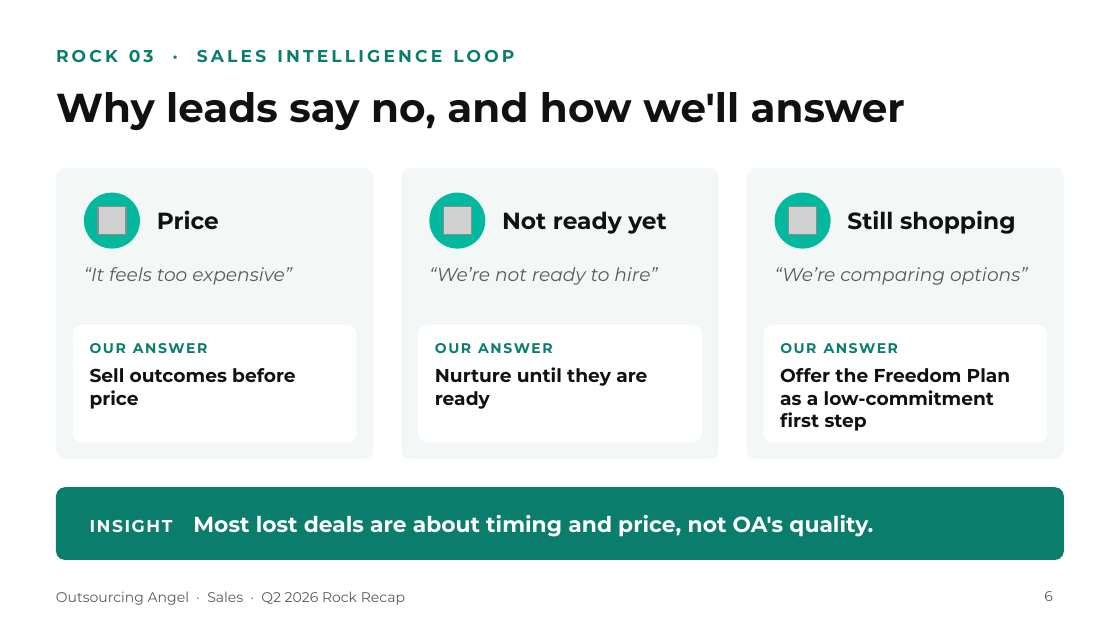
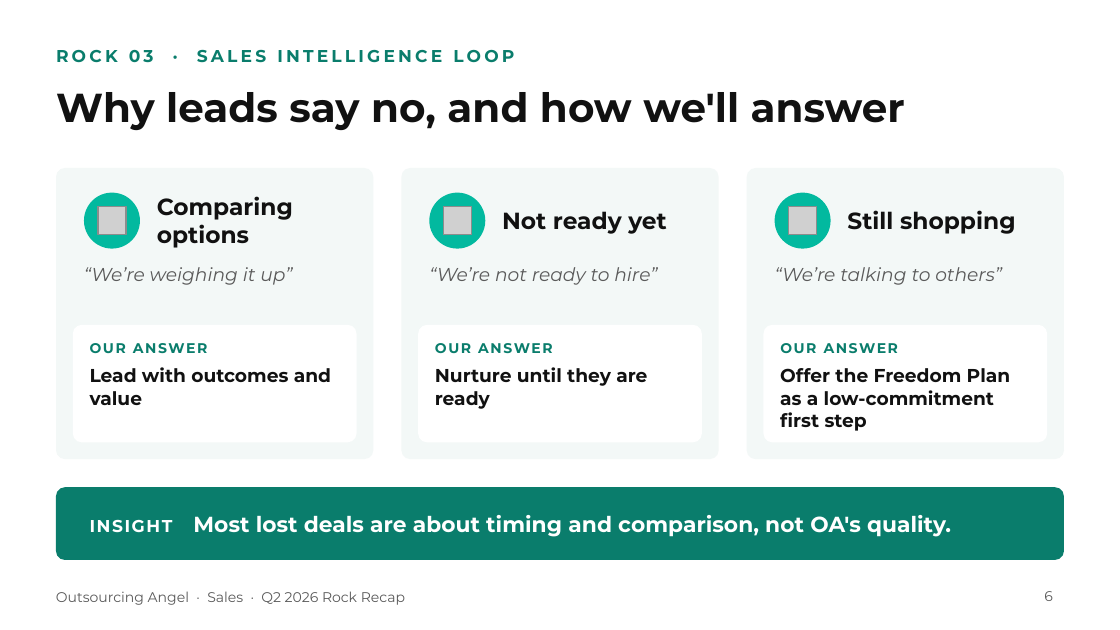
Before and after one commit to gail-gif/OA, a slide deck: slide 6 of OA_Q2_Sales_Rock_Recap_Refined.pptx. Drawn at 1120x630 pixels with LibreOffice and Linux fonts; fonts in the diff are those of the drawing; grey boxes stand for pictures. Boxes give left, top, right and bottom in pixels: in the first picture for what was removed or moved away, otherwise in the second. Text is boxed around its words. In the diff, an @@ line names an element or a change of style, - is before the commit and + after.

```diff
--- a/OA_Q2_Sales_Rock_Recap_Refined.pptx
+++ b/OA_Q2_Sales_Rock_Recap_Refined.pptx
@@ text at [157, 196, 293, 248]: text changed @@
-Price
+Comparing options
@@ text at [84, 267, 292, 285]: text changed @@
-“It feels too expensive”
+“We’re weighing it up”
@@ text at [775, 267, 1002, 285]: text changed @@
-“We’re comparing options”
+“We’re talking to others”
@@ text at [90, 367, 331, 405]: text changed @@
-Sell outcomes before price
+Lead with outcomes and value
@@ text at [90, 515, 951, 537]: text changed @@
-INSIGHT Most lost deals are about timing and price, not OA's quality.
+INSIGHT Most lost deals are about timing and comparison, not OA's quality.
```
Also in this commit, not shown: 2 other slides changed.
